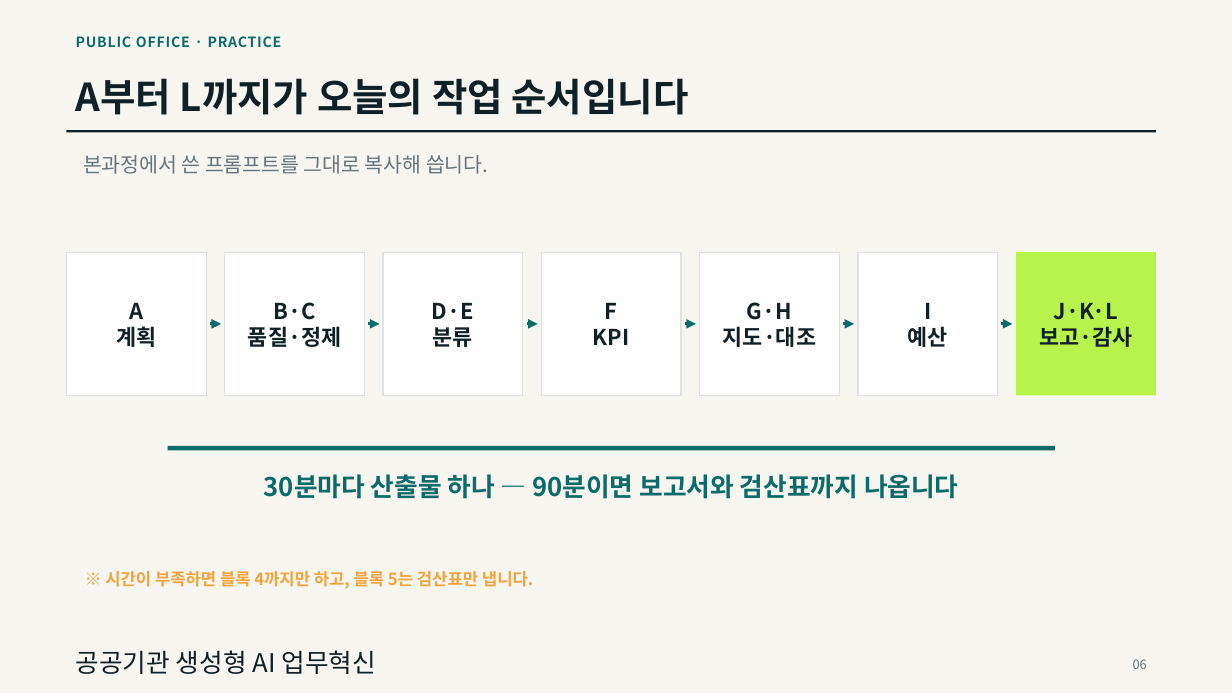
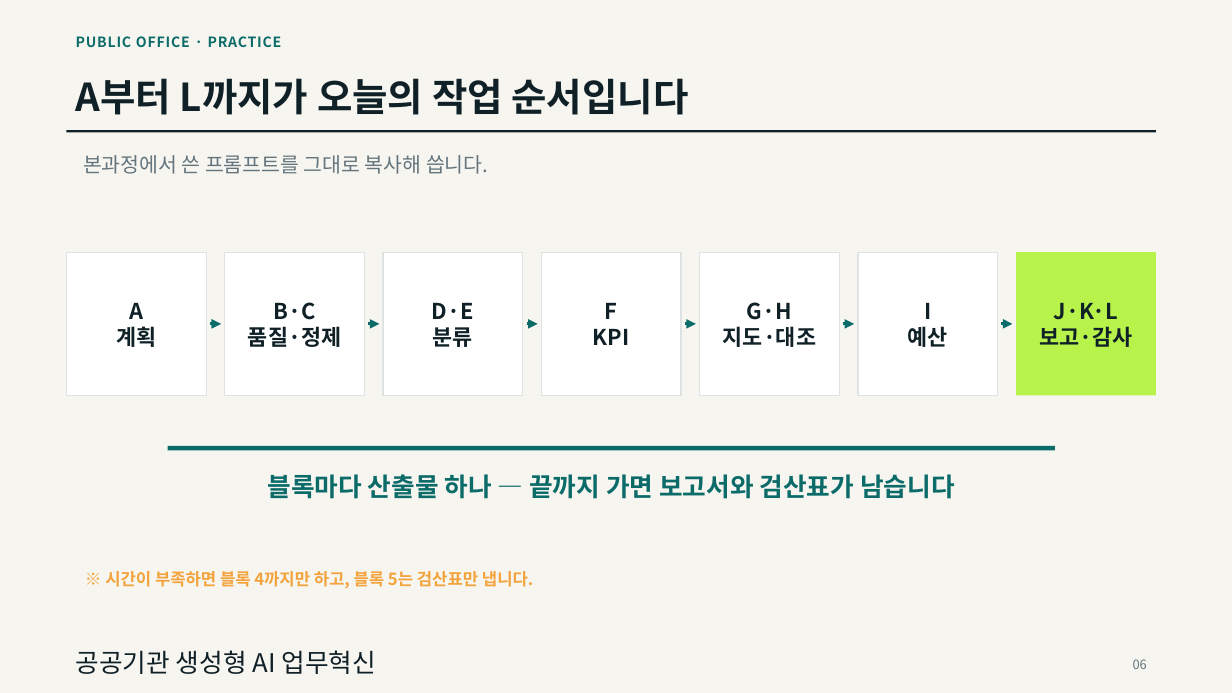
Before and after one commit to keerhee/gh-genai-ax-2day, a slide deck: slide 6 of 공공기관 생성형 AI 과정/session2/PublicOffice_GenAI_Practice_Round.pptx. Drawn at 1232x693 pixels with LibreOffice and Linux fonts; fonts in the diff are those of the drawing. Boxes give left, top, right and bottom in pixels: in the first picture for what was removed or moved away, otherwise in the second. Text is boxed around its words. In the diff, an @@ line names an element or a change of style, - is before the commit and + after.

```diff
--- a/공공기관 생성형 AI 과정/session2/PublicOffice_GenAI_Practice_Round.pptx
+++ b/공공기관 생성형 AI 과정/session2/PublicOffice_GenAI_Practice_Round.pptx
@@ text at [267,474,955,499]: text changed @@
-30분마다 산출물 하나 — 90분이면 보고서와 검산표까지 나옵니다
+블록마다 산출물 하나 — 끝까지 가면 보고서와 검산표가 남습니다
```
Also in this commit, not shown: 9 other slides changed, 4 other files.
